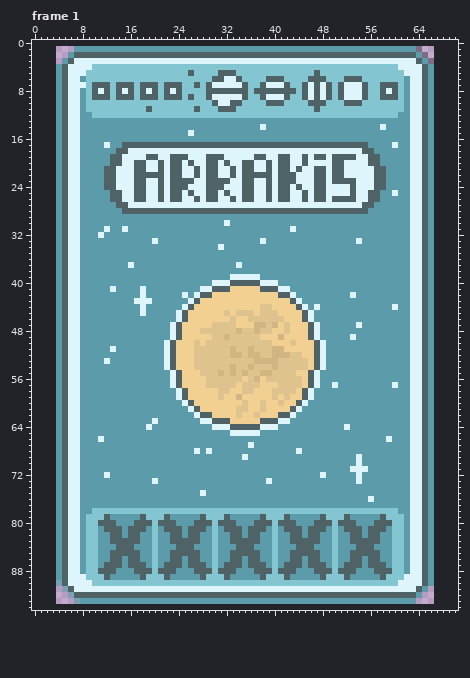
One commit to this pixel-art file: dev/spritesheets/planetatlas.aseprite. The picture above is the old version.
63x93 pixels, 2 frames. Shown: frame 1. The old version is drawn lined up with the new one, on the new canvas. The commit also changed other frames, which this record leaves out.
And afterwards:
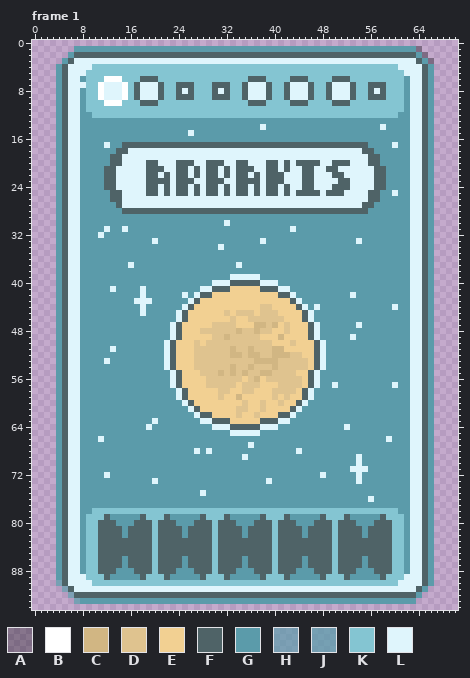
Palette (. is transparent): A #00000050  B #ffffff  C #d1b683  D #dfc38f  E #f2d092  F #4f6367  G #5b9baa  H #5c9caaaf  J #5c9cabbf  K #84c5d2  L #dff5fc
Change:
canvas 63x93 -> 71x95, the old top-left corner now at 4,1
Changed rows in their new state; - is an unchanged pixel.
Frame 1:
first column x 10:
 5 ----------------K----KKK-------------K-------------
 6 --BBB---FFF---------KKKKK-FFFKKK-FFFKKK-FF-KK------
 7 KBLLLBKFLLLFKK-FFK-KFFFKK-LLLFKK-LLLFKK-LL-FKKFF-KK
 8 KBLLLBKFL-LFKK-LF--K-L-KK-LLL-KK-LLLFKK-LL-FKKFL-KK
 9 KBLLLBKFLLLFKK-F---KFFFKK-LLLFKK-LLLFKK-LL-FKKFF-KK
10 --BBB---FFF---------KKKKK-FFFKKK-FFFKKK-FF-KK------
11 ---------K-------K---KKK-------------K-------------
first column x 15:
19 ----LL--LLL---LLL-----LL--LL--L-LL-LLLL
20 --LLFFL-L-F-----FL-F-L---FL--F-FF----F-
21 --LLFF--L-F------FLF-----FL--LFFLLF-L--
22 --LL--LFL-F------FLF-L-L-F-LL-FFLL-----
23 --LLFF-FL--------L-F--F--F-LL-FFLL-L--L
24 --LLFFLFL---F---LF-F-LF--FL--LFFLL-FFFL
25 --LLFFLFL-FLF------F-LF--FL--F-F-LFFF-L
26 --LL--L-LL--L-LL--L-LL--L-LL--L-LL-LLLL
27 L--------------------------------------
first column x 11:
81 F-------F-F-------F-F-------F-F-------F-F-------F
82 FF-----FF-FF-----FF-FF-----FF-FF-----FF-FF-----FF
83 FF-----FF-FF-----FF-FF-----FF-FF-----FF-FF-----FF
84 FFF---FFF-FFF---FFF-FFF---FFF-FFF---FFF-FFF---FFF
85 FF-----FF-FF-----FF-FF-----FF-FF-----FF-FF-----FF
86 FF-----FF-FF-----FF-FF-----FF-FF-----FF-FF-----FF
87 F-------F-F-------F-F-------F-F-------F-F-------F
